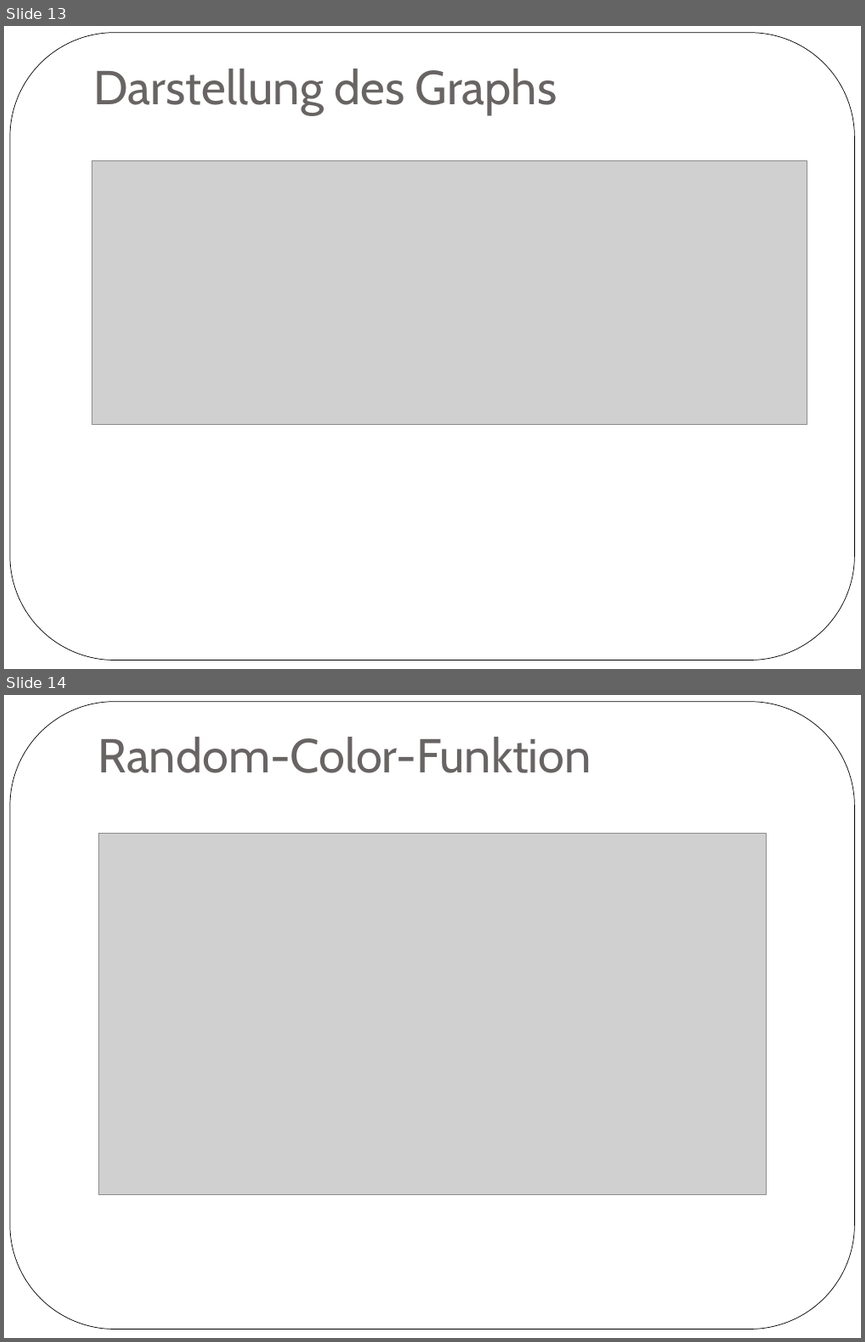
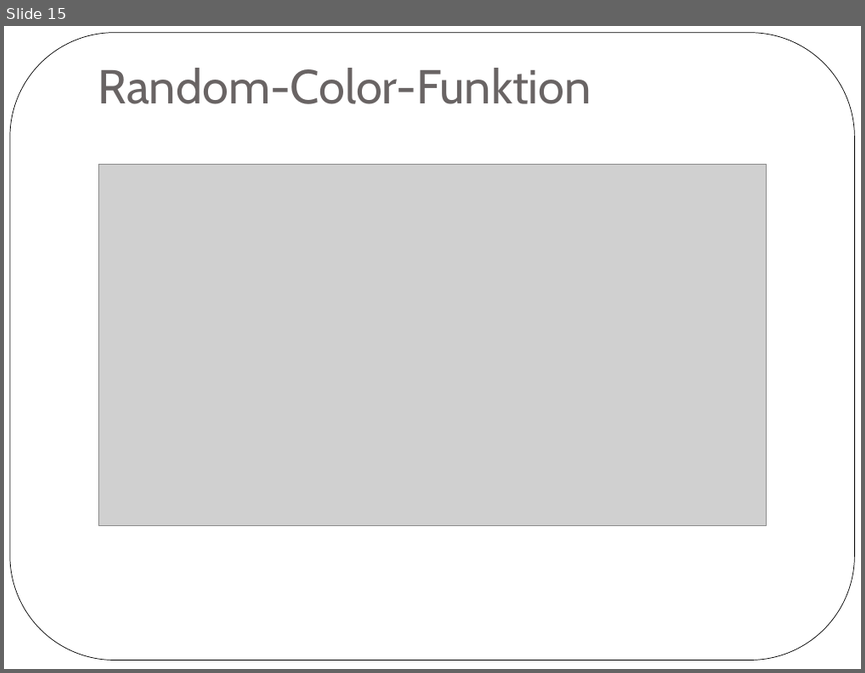
Before and after one commit to vanScoota/GPXtoSVG, a slide deck: Präsentation/Zwischenpräsentation.ppt. Shown one above the other, each under a label of ours: slides 13 and 14 before the commit, slide 15 after it. The pictures are 865x1342 and 865x673 pixels, drawn with LibreOffice and Linux fonts; fonts in the diff are those of the drawing; grey boxes stand for pictures. Boxes give left, top, right and bottom in pixels: in the first picture for what was removed or moved away, otherwise in the second. Text is boxed around its words. In the diff, an @@ line names an element or a change of style, - is before the commit and + after.

```diff
--- a/Präsentation/Zwischenpräsentation.ppt
+++ b/Präsentation/Zwischenpräsentation.ppt
@@ slide 13 removed at (4,26,861,669), background #FFFFFF; not listed: 1 template element that a slide beside it also shows @@
@@ title removed at (94,68,556,114) @@
-Darstellung des Graphs
@@ picture removed at (92,161,806,425) @@
@@ what was slide 14 is now slide 15 @@
```
Also in this commit, not shown: 7 slides changed, 6 slides added, 4 other slides removed, 7 other files.
